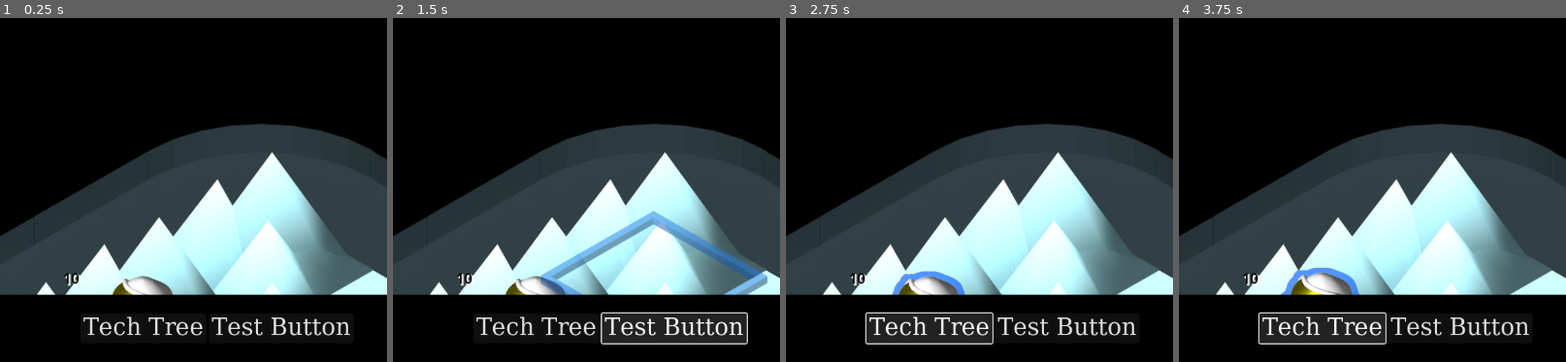
Above: before the commit, frames 1-4 (left to right).
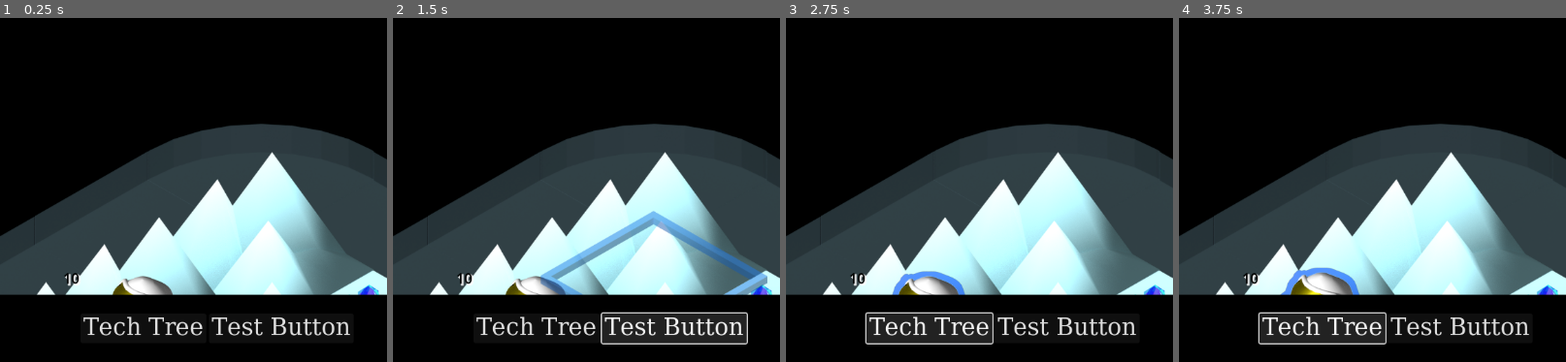
Above: after the commit, the same moments.

Repository: lifflander/stp
Game: Godot game, scene res://node_2d.tscn
The game is run twice, just before and just after one commit, with the same random seed, the same clock (stepped at 60 frames per second) and the same inputs.
Inputs:
- Up to frame 1 (0.25 s): no input
- Up to frame 2 (1.5 s): click "Tech Tree" at 0.5 s; click "Test Button" at 1.25 s
- Up to frame 3 (2.75 s): click "Tech Tree" at 2 s
- Up to frame 4 (3.75 s): click "Test Button" at 2.75 s; click "Tech Tree" at 3.5 s
The pictures show only the part of the screen within x 28-78%, y 50-100%; the shares and areas given below are measured in that part.

The runs differ from the first frame. In frame 1, 0.1% of the frame differs, in the area x 90-98%, y 77-81%; in frame 2, 0.1%; in frame 3, 0.1%; in frame 4, 0.1%.

Commit message:
Random resource generation

Diff:
--- a/Map.gd
+++ b/Map.gd
@@ -24,6 +24,7 @@
 	var base : LogicEngine.Base = null
 	var type : TileTypeEnum = TileTypeEnum.EMPTY
 	var owned_by_base : LogicEngine.Base = null
+	var resource : AtlasIdent = AtlasIdent.new(-1, Vector2i(-1,-1))
 
 	func _init():
 		atlas = AtlasIdent.new(-1, Vector2i(-1,-1))
@@ -137,6 +138,7 @@
 					#print("planet=" + str(c.planet) + ", x=", str(x), ", y=", str(y))
 					var alt = altitude.get_noise_2d(float(x)*50.0, float(y)*50.0)*10
 					var mountain = alt > 1
+
 					if c.planet == 0:
 						if mountain:
 							tile.type = TileTypeEnum.MOUNTAIN
@@ -153,6 +155,14 @@
 							tile.atlas = AtlasIdent.new(6, Vector2i(2,0))
 					else:
 						print("ERROR")
+
+					var prob = randi_range(1,4)
+					if prob == 2:
+						if tile.type == TileTypeEnum.MOUNTAIN:
+							tile.resource = AtlasIdent.new(9, Vector2i(0,1))
+						else:
+							tile.resource = AtlasIdent.new(9, Vector2i(8,0))
+
 				elif c.onBottomBoundary(Vector2i(x,y)) or c.onTopBoundary(Vector2i(x,y)):
 					tile.type = TileTypeEnum.ATMOSPHERE
 					tile.atlas = AtlasIdent.new(0, Vector2i(0,0))
@@ -172,7 +182,6 @@
 					tile.type = TileTypeEnum.ATMOSPHERE
 					tile.atlas = AtlasIdent.new(0, Vector2i(4,0))
 
-
 # Called every frame. 'delta' is the elapsed time since the previous frame.
 func _process(delta):
 	pass
--- a/TileMap.gd
+++ b/TileMap.gd
@@ -143,6 +143,9 @@
 
 				if tile.type != Map.TileTypeEnum.SPACE:
 					set_cell(terrain_layer_id, Vector2i(x,y), tile.atlas.source_id, tile.atlas.atlas_coord)
+
+				if tile.resource.source_id != -1:
+					set_cell(resource_layer_id, Vector2i(x,y), tile.resource.source_id, tile.resource.atlas_coord)
 
 				#if tile.type == Map.TileTypeEnum.SPACE:
 					#var local_pos = map_to_local(Vector2i(x,y))
--- a/iso-tileset-2.tres
+++ b/iso-tileset-2.tres
@@ -165,6 +165,7 @@
 7:0/0 = 0
 6:0/0 = 0
 5:0/0 = 0
+0:1/0 = 0
 
 [resource]
 tile_shape = 1
Binary file added: assets/tilesets/Greenhouse_Level_3.png
Not shown, added: assets/tilesets/Greenhouse_Level_3.png.import
Binary file changed: assets/tilesets/Tileset_Overlay_Selection.png
